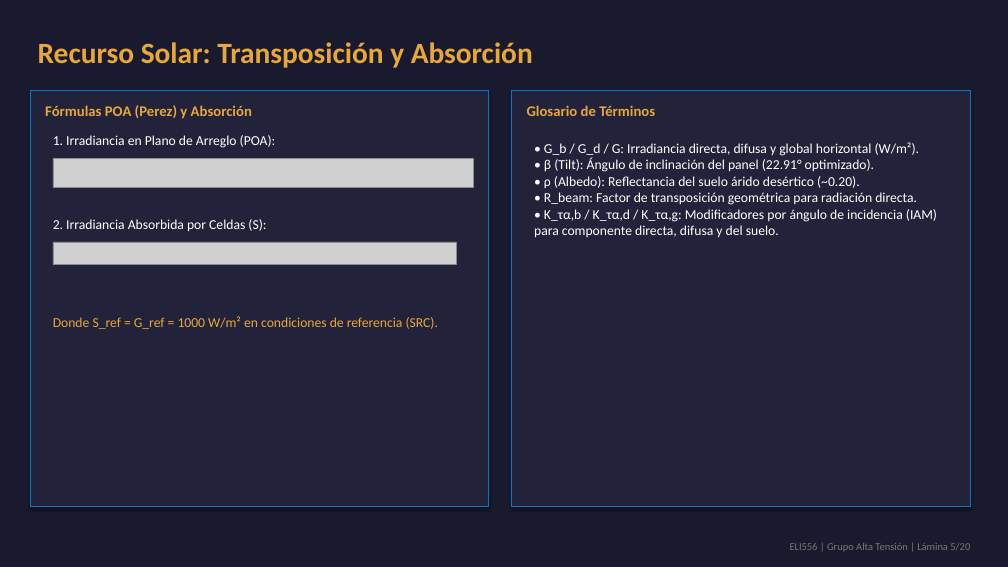
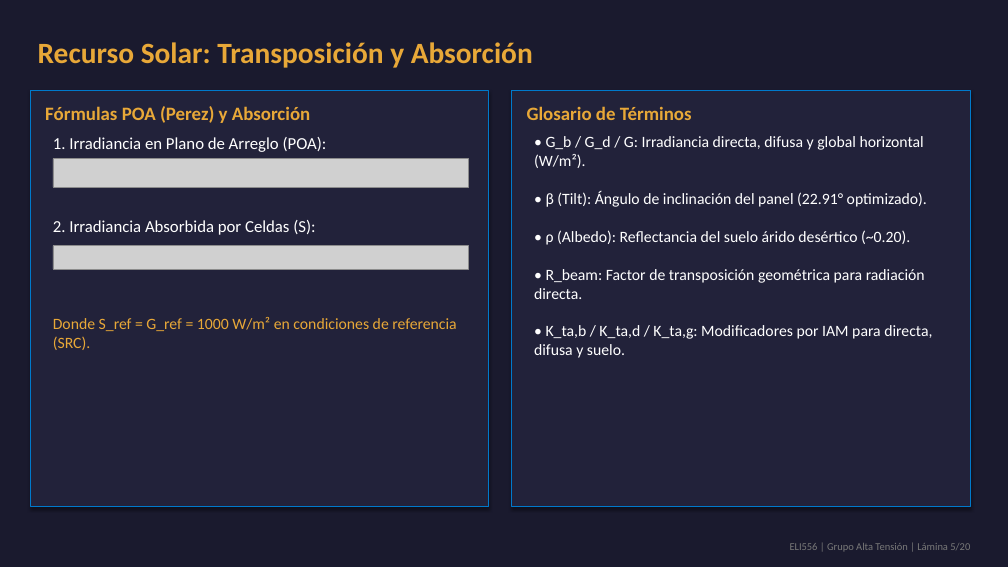
Before and after one commit to theChosen16/t2-paneles, a slide deck: slide 5 of output/Presentacion_Final_ELI556_Atacama.pptx. Drawn at 1008x567 pixels with LibreOffice and Linux fonts; fonts in the diff are those of the drawing; grey boxes stand for pictures. Boxes give left, top, right and bottom in pixels: in the first picture for what was removed or moved away, otherwise in the second. Text is boxed around its words. In the diff, an @@ line names an element or a change of style, - is before the commit and + after.

```diff
--- a/output/Presentacion_Final_ELI556_Atacama.pptx
+++ b/output/Presentacion_Final_ELI556_Atacama.pptx
@@ text "Fórmulas POA (Perez) y Absorción" at box(45, 106, 310, 123): size 14 to 18 pt @@
@@ text "Glosario de Términos" at box(527, 106, 692, 120): size 14 to 18 pt @@
@@ text "1. Irradiancia en Plano de ..." at box(53, 137, 327, 152): size 13 to 16 pt @@
@@ text at box(534, 136, 932, 358): text changed; size 13 to 15 pt @@
-• G_b / G_d / G: Irradiancia directa, difusa y global horizontal (W/m²).
-• β (Tilt): Ángulo de inclinación del panel (22.91° optimizado).
-• ρ (Albedo): Reflectancia del suelo árido desértico (~0.20).
-• R_beam: Factor de transposición geométrica para radiación directa.
-• K_τα,b / K_τα,d / K_τα,g: Modificadores por ángulo de incidencia (IAM) para componente directa, difusa y del suelo.
+• G_b / G_d / G: Irradiancia directa, difusa y global horizontal (W/m²).
+• β (Tilt): Ángulo de inclinación del panel (22.91° optimizado).
+• ρ (Albedo): Reflectancia del suelo árido desértico (~0.20).
+• R_beam: Factor de transposición geométrica para radiación directa.
+• K_ta,b / K_ta,d / K_ta,g: Modificadores por IAM para directa, difusa y suelo.
@@ picture: place and size @@
-picture at box(53, 159, 473, 188)
+picture at box(53, 159, 469, 188)
@@ text "2. Irradiancia Absorbida por Celdas ..." at box(53, 220, 315, 235): size 13 to 16 pt @@
@@ picture: place and size @@
-picture at box(53, 242, 457, 265)
+picture at box(53, 246, 469, 269)
@@ text "Donde S_ref = G_ref = ..." at box(53, 317, 456, 350): size 13 to 15 pt @@
```
Also in this commit, not shown: 16 other slides changed, 18 other files.
